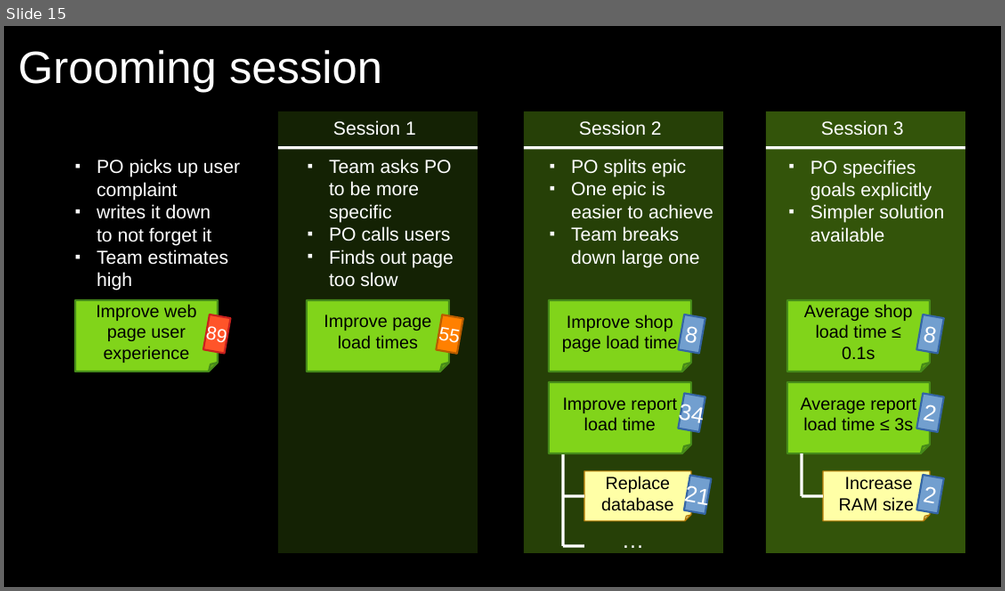
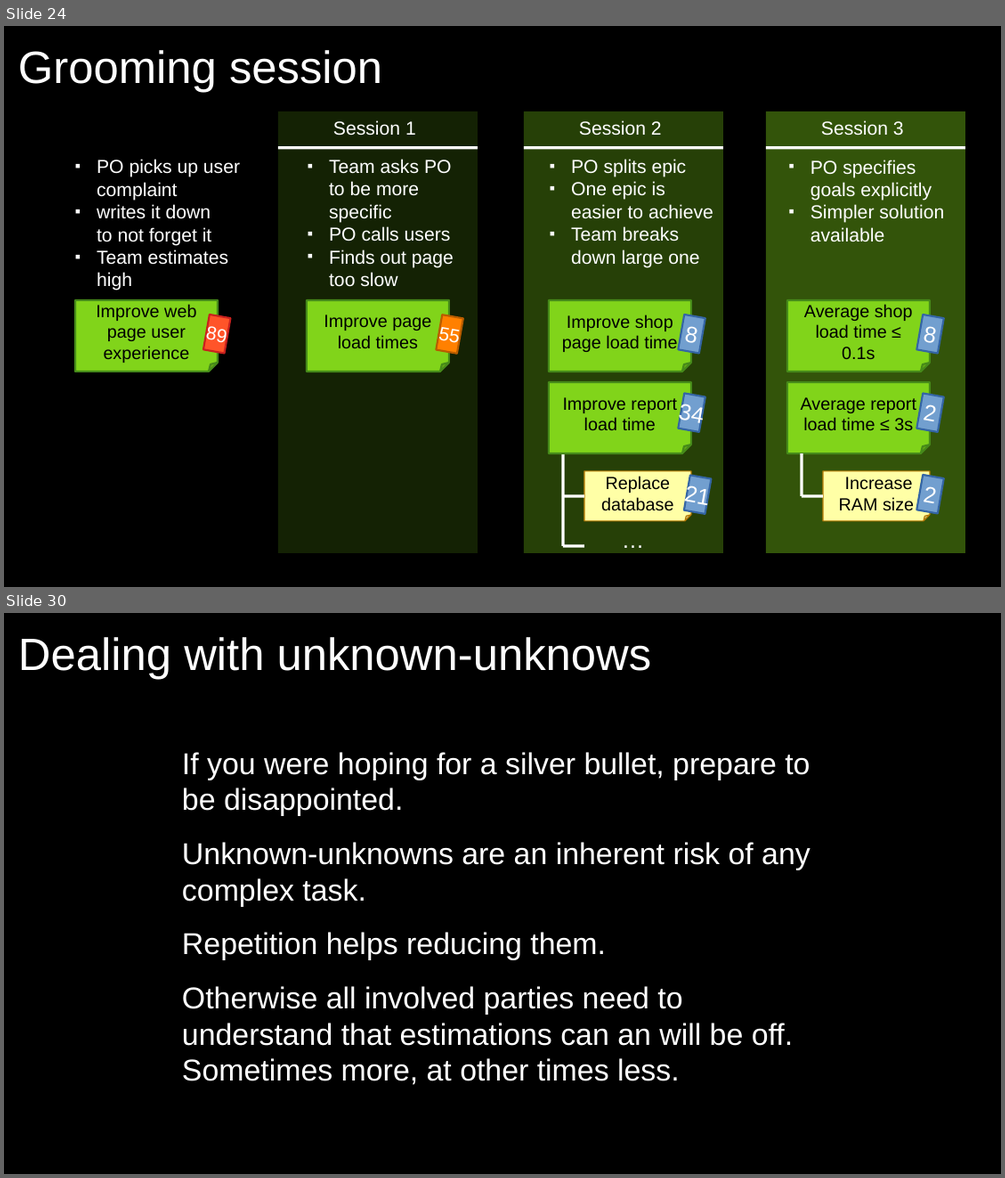
Before and after one commit to exasol/tutorials, a slide deck: estimating/estimating.odp. Shown one above the other, each under a label of ours: slide 15 before the commit, slides 24 and 30 after it; the slides between them are not shown. The pictures are 1005x591 and 1005x1178 pixels, drawn with LibreOffice and Linux fonts; fonts in the diff are those of the drawing. Boxes give left, top, right and bottom in pixels: in the first picture for what was removed or moved away, otherwise in the second. Text is boxed around its words. In the diff, an @@ line names an element or a change of style, - is before the commit and + after.

```diff
--- a/estimating/estimating.odp
+++ b/estimating/estimating.odp
@@ slide 30 added at (4,613,1001,1174), background #000000 @@
@@ title added at (18,637,652,679), 36 pt, text #FFFFFF @@
+Dealing with unknown-unknows
@@ text added at (182,752,810,1085), 24 pt, text #FFFFFF @@
+If you were hoping for a silver bullet, prepare to be disappointed.
+Unknown-unknowns are an inherent risk of any complex task.
+Repetition helps reducing them.
+Otherwise all involved parties need to understand that estimations can an will be off. Sometimes more, at other times less.
@@ what was slide 15 is now slide 24 @@
```
Also in this commit, not shown: 2 slides changed, 15 other slides added.
